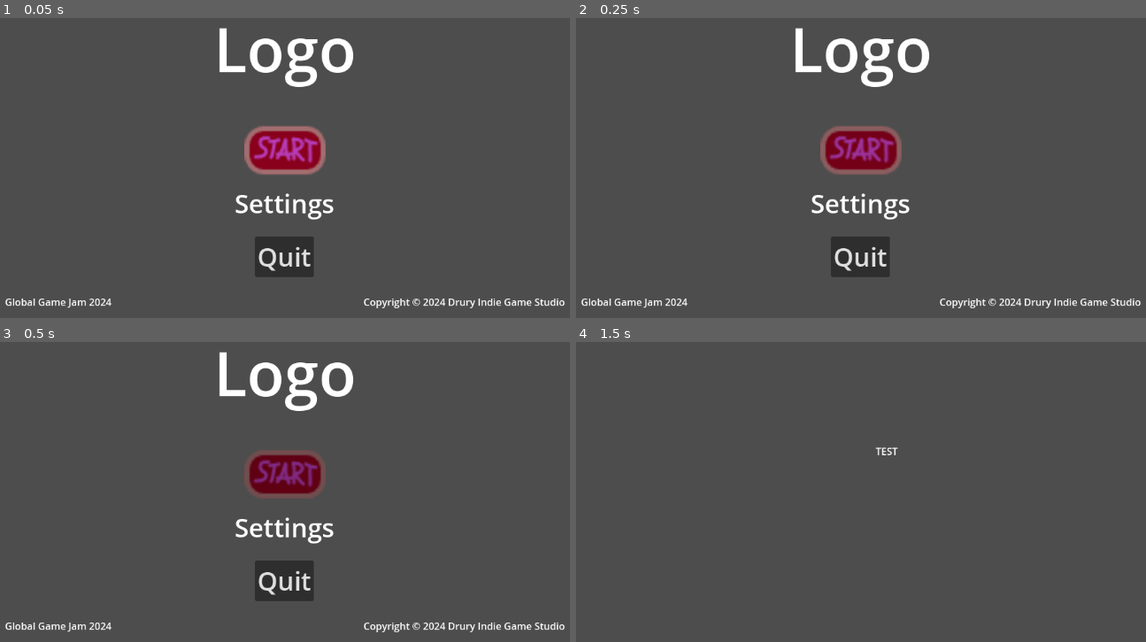
Above: before the commit, frames 1-4 (two rows, left to right).
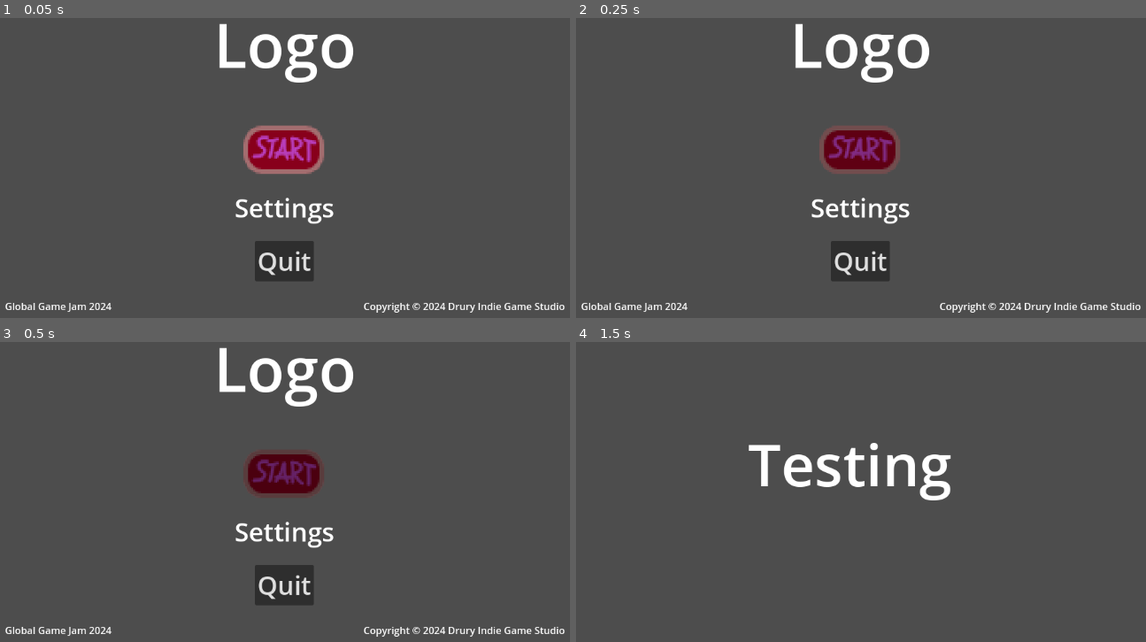
Above: after the commit, the same moments.

Repository: Drury-Indie-Game-Studio/GGJ2024
Game: Godot game, scene res://Scenes/MainMenu.tscn
Two runs of this game, one before a commit and one after it. Both use one fixed random seed, a clock stepped at 60 frames per second and the inputs below.
Inputs (mouse positions are in pixels of both pictures, inside the frame that each line leads up to):
- Up to frame 1 (0.05 s): no input
- Up to frame 2 (0.25 s): no input
- Up to frame 3 (0.5 s): no input
- Up to frame 4 (1.5 s): click "Start" at 0.5 s; tap Enter at 1.25 s; move the mouse to (1020, 444) at 1.27 s

The runs differ from the first frame. In frame 1, 4.5% of the frame differs, in the area x 0-100%, y 1-99%; in frame 2, 4.7%; in frame 3, 4.6%; in frame 4, 2.1%.

Commit message:
Merge Commit for files

Diff:
--- a/Assets/Scripts/StartButton.gd
+++ b/Assets/Scripts/StartButton.gd
@@ -10,7 +10,7 @@
 # Load the next scene
 func _on_button_pressed():
 	# Replace "res://SceneB.tscn" with the path to your SceneB file
-	var scene_path = "res://Scenes/Test.tscn"
+	var scene_path = "res://Scenes/world.tscn"
 	# Change scene
 	get_tree().change_scene_to_file(scene_path)
 
@@ -20,3 +20,11 @@
 
 func _quit():
 	get_tree().quit()
+
+
+func _on_mouse_entered():
+	get_node("AnimatedSprite2D").play("Focus")
+
+
+func _on_mouse_exited():
+	get_node("AnimatedSprite2D").play("Idle")
--- a/Scenes/MainMenu.tscn
+++ b/Scenes/MainMenu.tscn
@@ -12,6 +12,14 @@
 
 [sub_resource type="SpriteFrames" id="SpriteFrames_v65os"]
 animations = [{
+"frames": [{
+"duration": 1.0,
+"texture": ExtResource("2_gqp1m")
+}],
+"loop": true,
+"name": &"Focus",
+"speed": 5.0
+}, {
 "frames": [{
 "duration": 1.0,
 "texture": ExtResource("2_gqp1m")
@@ -75,7 +83,8 @@
 theme_override_constants/separation = 25
 
 [node name="Start" type="Button" parent="VBoxContainer - Main/VBoxContainer - Buttons"]
-custom_minimum_size = Vector2(100, 50)
+self_modulate = Color(1, 1, 1, 0)
+custom_minimum_size = Vector2(130, 80)
 layout_mode = 2
 size_flags_horizontal = 4
 theme_override_font_sizes/font_size = 42
@@ -83,10 +92,11 @@
 script = ExtResource("1_lndyy")
 
 [node name="AnimatedSprite2D" type="AnimatedSprite2D" parent="VBoxContainer - Main/VBoxContainer - Buttons/Start"]
-position = Vector2(54.25, 32)
+position = Vector2(64, 38)
 scale = Vector2(2.63, 2.7125)
 sprite_frames = SubResource("SpriteFrames_v65os")
-animation = &"Idle"
+animation = &"Focus"
+speed_scale = 2.0
 
 [node name="Settings" type="Label" parent="VBoxContainer - Main/VBoxContainer - Buttons"]
 layout_mode = 2
@@ -121,5 +131,9 @@
 text = "Copyright © 2024 Drury Indie Game Studio"
 horizontal_alignment = 2
 
+[connection signal="focus_entered" from="VBoxContainer - Main/VBoxContainer - Buttons/Start" to="VBoxContainer - Main/VBoxContainer - Buttons/Start" method="_on_focus_entered"]
+[connection signal="focus_exited" from="VBoxContainer - Main/VBoxContainer - Buttons/Start" to="VBoxContainer - Main/VBoxContainer - Buttons/Start" method="_on_focus_exited"]
+[connection signal="mouse_entered" from="VBoxContainer - Main/VBoxContainer - Buttons/Start" to="VBoxContainer - Main/VBoxContainer - Buttons/Start" method="_on_mouse_entered"]
+[connection signal="mouse_exited" from="VBoxContainer - Main/VBoxContainer - Buttons/Start" to="VBoxContainer - Main/VBoxContainer - Buttons/Start" method="_on_mouse_exited"]
 [connection signal="pressed" from="VBoxContainer - Main/VBoxContainer - Buttons/Start" to="VBoxContainer - Main/VBoxContainer - Buttons/Start" method="_on_button_pressed"]
 [connection signal="pressed" from="VBoxContainer - Main/VBoxContainer - Buttons/Quit" to="VBoxContainer - Main/VBoxContainer - Buttons/Start" method="_quit"]
--- a/Scenes/Test.tscn
+++ b/Scenes/Test.tscn
@@ -1,4 +1,6 @@
-[gd_scene format=3 uid="uid://dtlos3ptjixq5"]
+[gd_scene load_steps=2 format=3 uid="uid://dtlos3ptjixq5"]
+
+[ext_resource type="AudioStream" uid="uid://bg5jkle1iloss" path="res://Assets/Sound/SFX/airhorn.wav" id="1_m07qw"]
 
 [node name="Label" type="Label"]
 offset_left = 592.0
@@ -6,3 +8,6 @@
 offset_right = 632.0
 offset_bottom = 315.0
 text = "TEST"
+
+[node name="AudioStreamPlayer" type="AudioStreamPlayer" parent="."]
+stream = ExtResource("1_m07qw")
--- /dev/null
+++ b/Scenes/World.gd
@@ -0,0 +1,11 @@
+extends Node2D
+
+
+# Called when the node enters the scene tree for the first time.
+func _ready():
+	$AudioStreamPlayer2D_1.play()
+	$AudioStreamPlayer2D_2.play()
+
+# Called every frame. 'delta' is the elapsed time since the previous frame.
+func _process(delta):
+	pass
--- /dev/null
+++ b/Scenes/world.tscn
@@ -0,0 +1,22 @@
+[gd_scene load_steps=4 format=3 uid="uid://nekt8xunmldi"]
+
+[ext_resource type="Script" path="res://Scenes/World.gd" id="1_0jeua"]
+[ext_resource type="AudioStream" uid="uid://c54svo7xs0x6t" path="res://Assets/Sound/SFX/pop.wav" id="2_glh0w"]
+[ext_resource type="AudioStream" uid="uid://4ip0hhrnxe0v" path="res://Assets/Sound/SFX/Twinkle.mp3" id="3_hulk0"]
+
+[node name="World" type="Node2D"]
+script = ExtResource("1_0jeua")
+
+[node name="Label" type="Label" parent="."]
+offset_left = 384.0
+offset_top = 259.0
+offset_right = 715.0
+offset_bottom = 389.0
+theme_override_font_sizes/font_size = 95
+text = "Testing"
+
+[node name="AudioStreamPlayer2D_1" type="AudioStreamPlayer2D" parent="."]
+stream = ExtResource("2_glh0w")
+
+[node name="AudioStreamPlayer2D_2" type="AudioStreamPlayer2D" parent="."]
+stream = ExtResource("3_hulk0")
--- a/project.godot
+++ b/project.godot
@@ -14,3 +14,7 @@
 run/main_scene="res://Scenes/MainMenu.tscn"
 config/features=PackedStringArray("4.2", "Forward Plus")
 config/icon="res://icon.svg"
+
+[rendering]
+
+textures/canvas_textures/default_texture_filter=0
Not shown, added: Assets/Sound/Music/3 - judging.wav.import
Not shown, added: Assets/Sound/Music/5 - gameover.wav.import
Not shown, added: Assets/Sound/SFX/Twinkle.mp3.import
Not shown, added: Assets/Sound/SFX/pop.wav.import
Not shown, added: Assets/Sound/SFX/yay.mp3.import
Not shown, added: Assets/Sound/SFX/Twinkle.mp3
